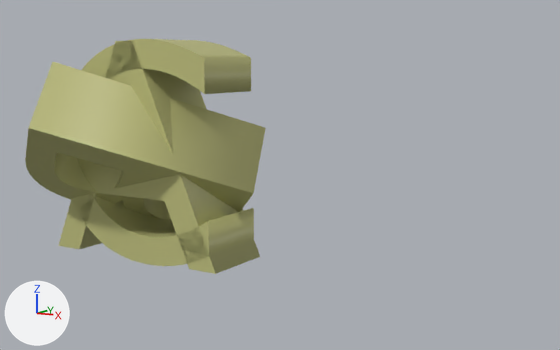
The Blender file cad/background.blend: old version first, new version second.
One viewpoint serves both versions: a 50 mm lens placed at (1.68, -1.92, 0.731), pointed at (0.473, 0.017, 0.39). Lighting does not change. The marker at lower left points along +X, +Y and +Z. The same objects are shown in both versions, whatever each file hides.

Objects in the first picture: 'A', 'B', 'C'.
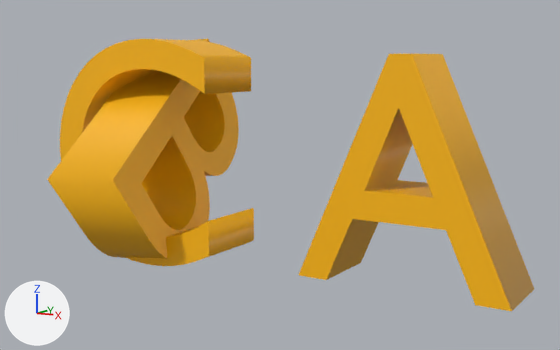
The change, as a diff of the scene's bpy script:
```diff
--- a/cad/background.blend.py
+++ b/cad/background.blend.py
@@ mat_letter_material @@
 mat_letter_material = principled_material('Letter Material')
-mat_letter_material.base_color = (0.5, 0.5, 0.2)  # beige #bcbc7c
+mat_letter_material.base_color = (1.0, 0.487, 0.0)  # yellow #ffb900
@@ ob_a @@
 ob_a = bpy.data.objects.new('A', txt_text)
-ob_a.location = (0.0, 0.0, 0.4)
+ob_a.location = (0.81, 0.239, 0.359)
 ob_a.rotation_euler = (1.571, 0.0, 0.0)  # degrees (90, 0, 0)
@@ ob_b @@
 ob_b.location = (0.0, 0.0, 0.4)
-ob_b.rotation_euler = (0.375, 0.572, 2.52)  # degrees (21, 33, 144)
+ob_b.rotation_euler = (4.614, 2.203, 4.726)  # degrees (264, 126, 271)
```

Pixel boxes (x1, y1, x2, y2) of what changed, in the pictures (560 x 350 px):
'A', recoloured, moved
    before: (58, 41, 260, 274)
    after: (299, 54, 534, 311)
'B', recoloured, turned
    before: (25, 62, 266, 220)
    after: (47, 39, 239, 259)
'C', recoloured
    both: (60, 39, 254, 266)
